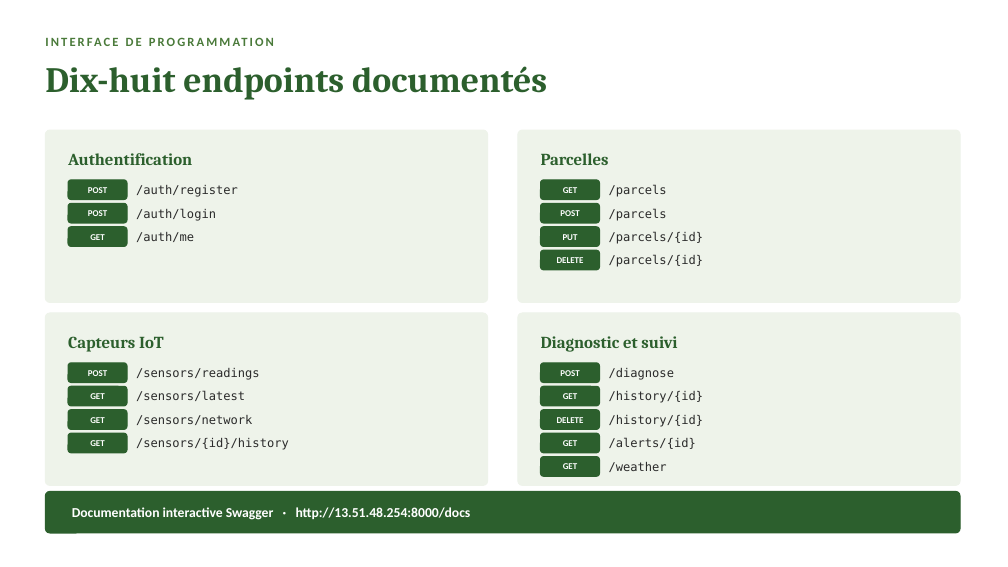
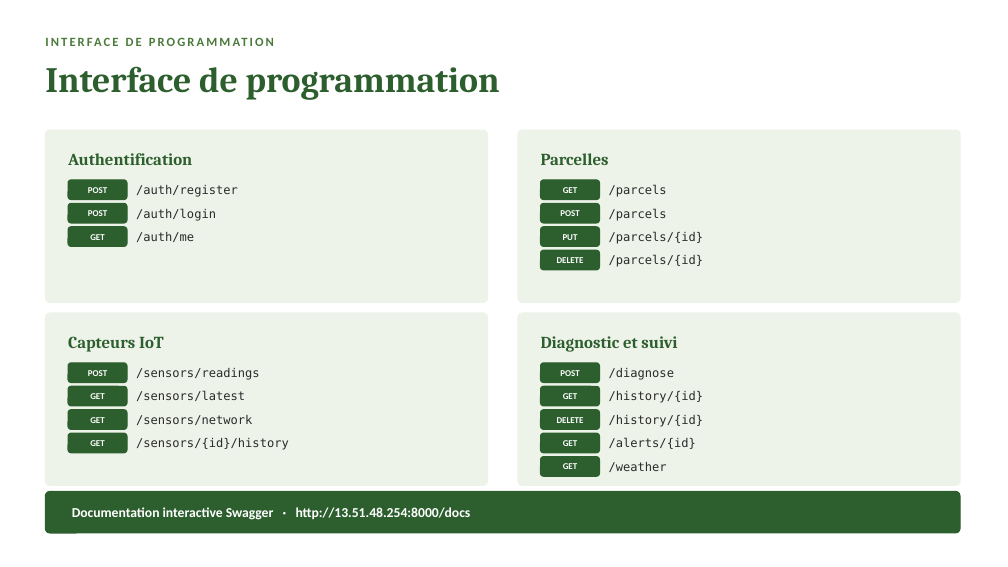
Before and after one commit to Antonito35/diagnositique-plante, a slide deck: slide 9 of SOUTENANCE.pptx. Drawn at 1008x567 pixels with LibreOffice and Linux fonts; fonts in the diff are those of the drawing. Boxes give left, top, right and bottom in pixels: in the first picture for what was removed or moved away, otherwise in the second. Text is boxed around its words. In the diff, an @@ line names an element or a change of style, - is before the commit and + after.

```diff
--- a/SOUTENANCE.pptx
+++ b/SOUTENANCE.pptx
@@ text at (45, 66, 500, 100): text changed @@
-Dix-huit endpoints documentés
+Interface de programmation
```
Also in this commit, not shown: 13 other slides changed, 1 slide added, 2 slides removed.
